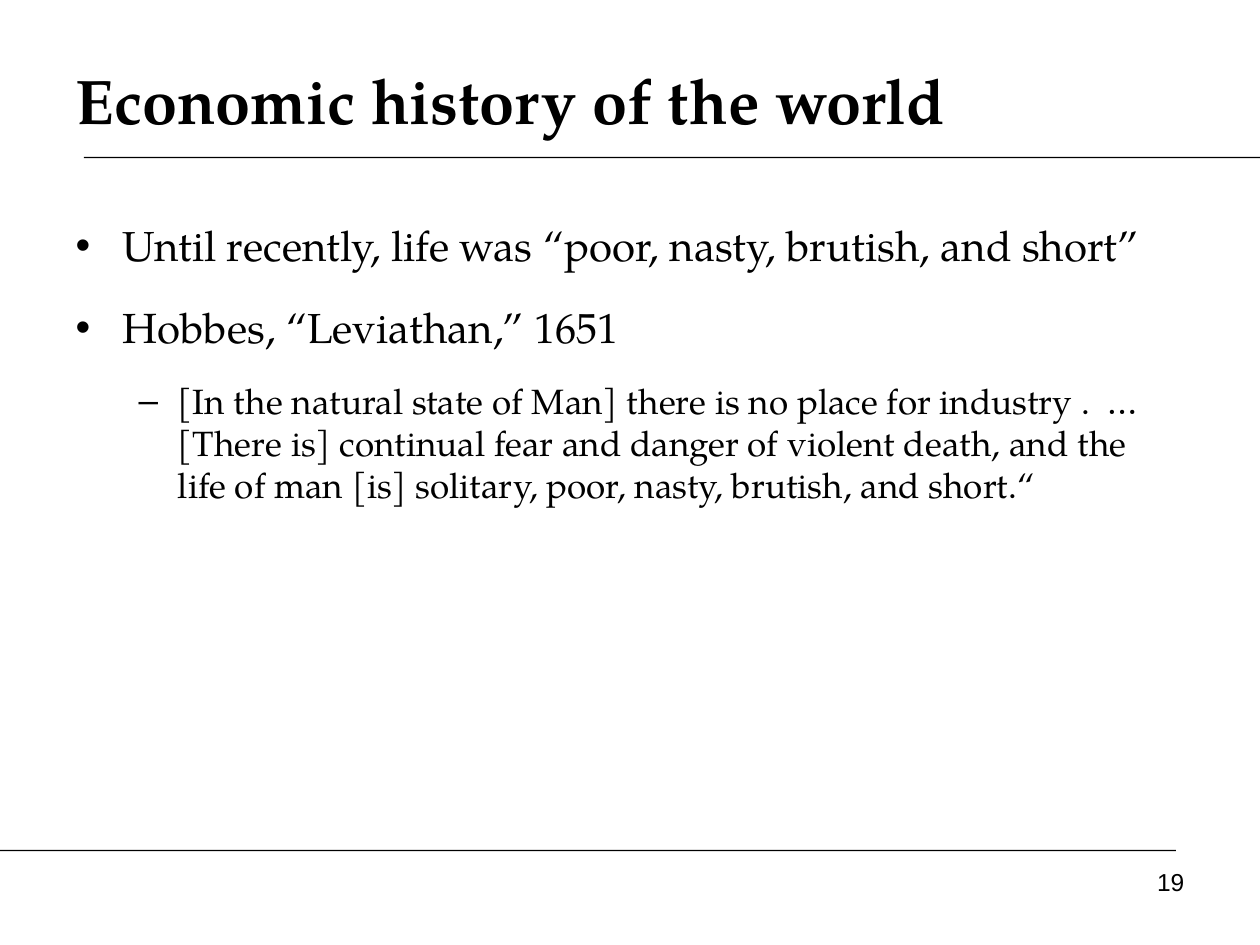
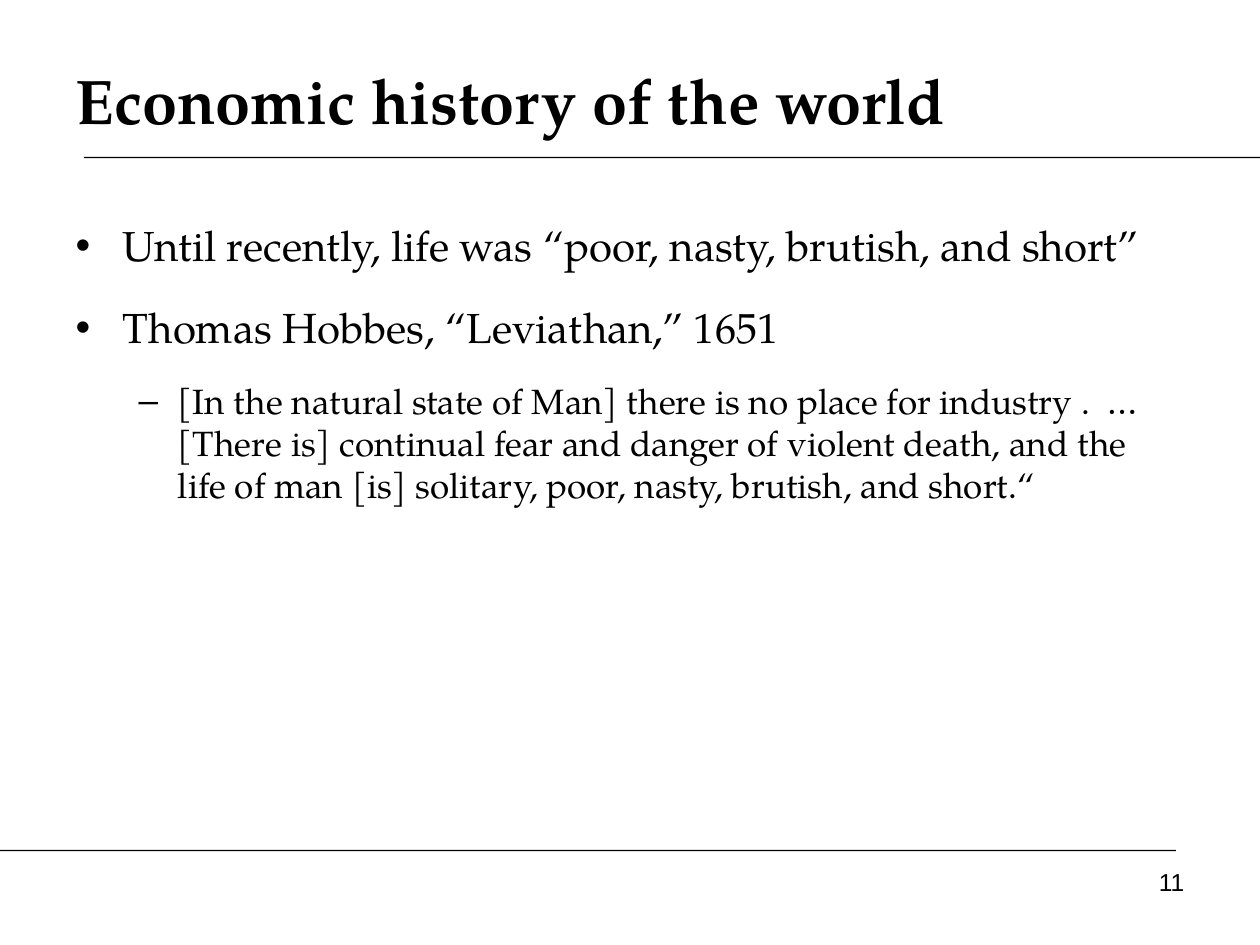
Before and after one commit to DaveBackus/Global_Economy, a slide deck: slide 11 of Slides/slides_growth1_f14.pptx (slide 19 before the commit). Drawn at 1260x945 pixels with LibreOffice and Linux fonts; fonts in the diff are those of the drawing. Boxes give left, top, right and bottom in pixels: in the first picture for what was removed or moved away, otherwise in the second. Text is boxed around its words. In the diff, an @@ line names an element or a change of style, - is before the commit and + after.

```diff
--- a/Slides/slides_growth1_f14.pptx
+++ b/Slides/slides_growth1_f14.pptx
@@ text at (x1=123, y1=312, x2=778, y2=350): text changed @@
-• Hobbes, “Leviathan,” 1651
+• Thomas Hobbes, “Leviathan,” 1651
@@ page number at (x1=1159, y1=874, x2=1184, y2=891): text changed @@
-19
+11
```
Also in this commit, not shown: 8 other slides changed, 2 slides added, 13 slides removed, 8 other files.
